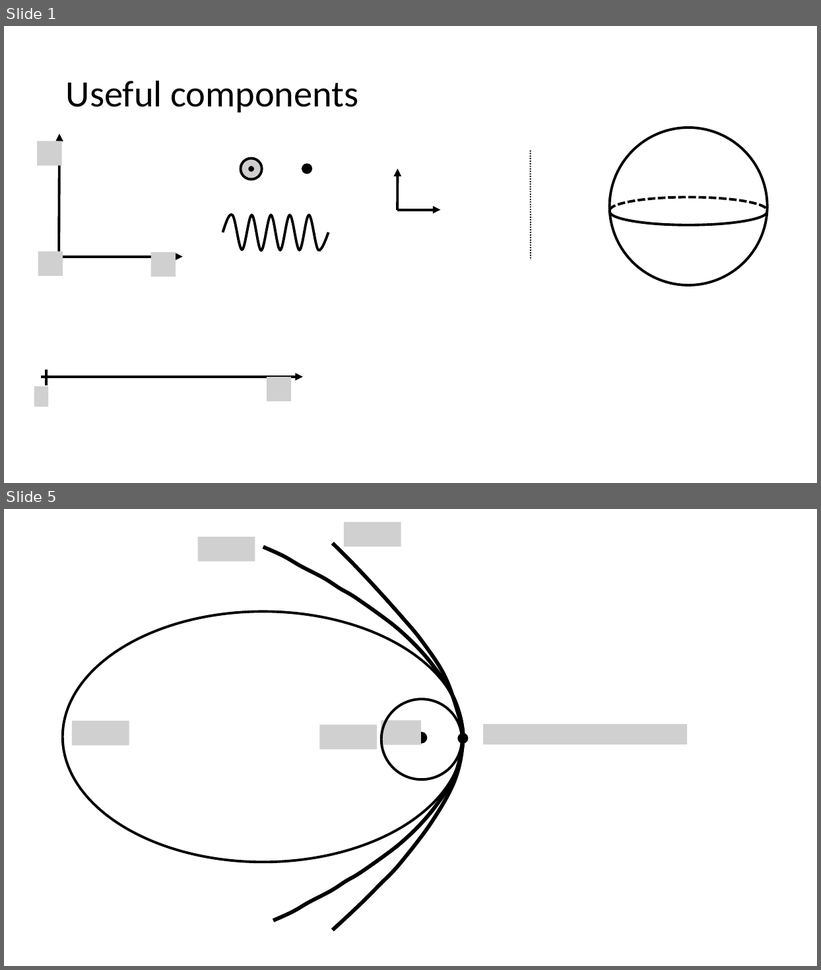
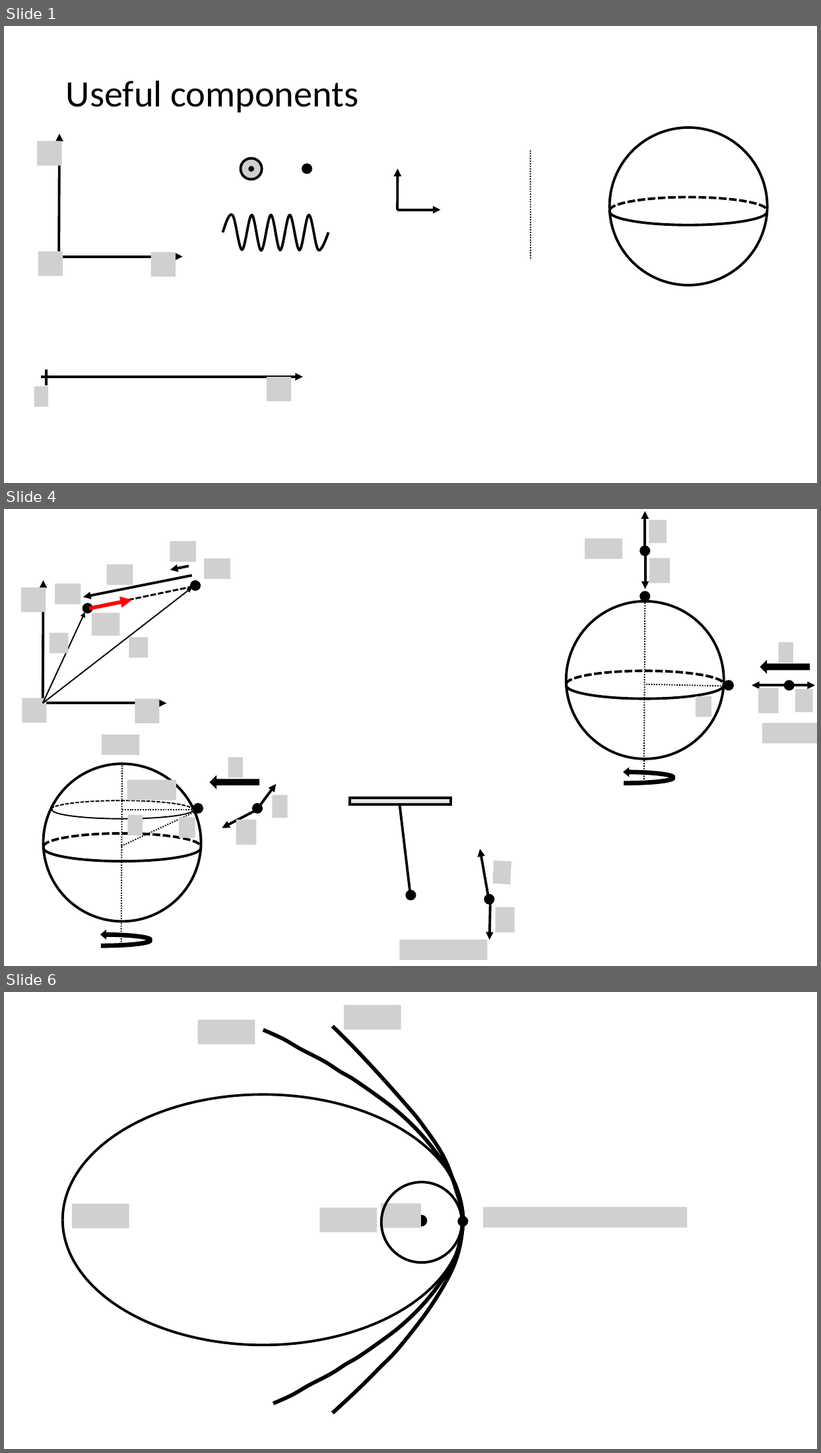
Before and after one commit to OSTP/PhysicsArtofModelling, a slide deck: tex/figures/Gravity/Figures.pptx. Shown one above the other, each under a label of ours: slides 1 and 5 before the commit, slides 1, 4 and 6 after it; the slides between them are not shown. The pictures are 821x970 and 821x1453 pixels, drawn with LibreOffice and Linux fonts; fonts in the diff are those of the drawing; grey boxes stand for pictures; background and template pictures are left out. Boxes give left, top, right and bottom in pixels: in the first picture for what was removed or moved away, otherwise in the second. Text is boxed around its words. In the diff, an @@ line names an element or a change of style, - is before the commit and + after.

```diff
--- a/tex/figures/Gravity/Figures.pptx
+++ b/tex/figures/Gravity/Figures.pptx
@@ slide 4 added at bbox=[4, 509, 817, 966], background #FFFFFF @@
@@ group added at bbox=[21, 541, 230, 723]: 10 pictures, 7 arrows, 2 ellipses, 1 line @@
@@ group added at bbox=[566, 512, 817, 786]: 8 pictures, 5 ellipses, 4 arrows, 2 lines, 2 arc (boxed as its full ellipse)s, 1 curved left arrow, 1 right arrow @@
@@ group added at bbox=[43, 735, 515, 960]: 10 pictures, 5 ellipses, 4 arc (boxed as its full ellipse)s, 4 lines, 4 arrows, 1 curved left arrow, 1 right arrow, 1 rectangle @@
@@ what was slide 5 is now slide 6 @@
```
Also in this commit, not shown: 1 slide changed, 4 other slides added, 2 slides removed.
